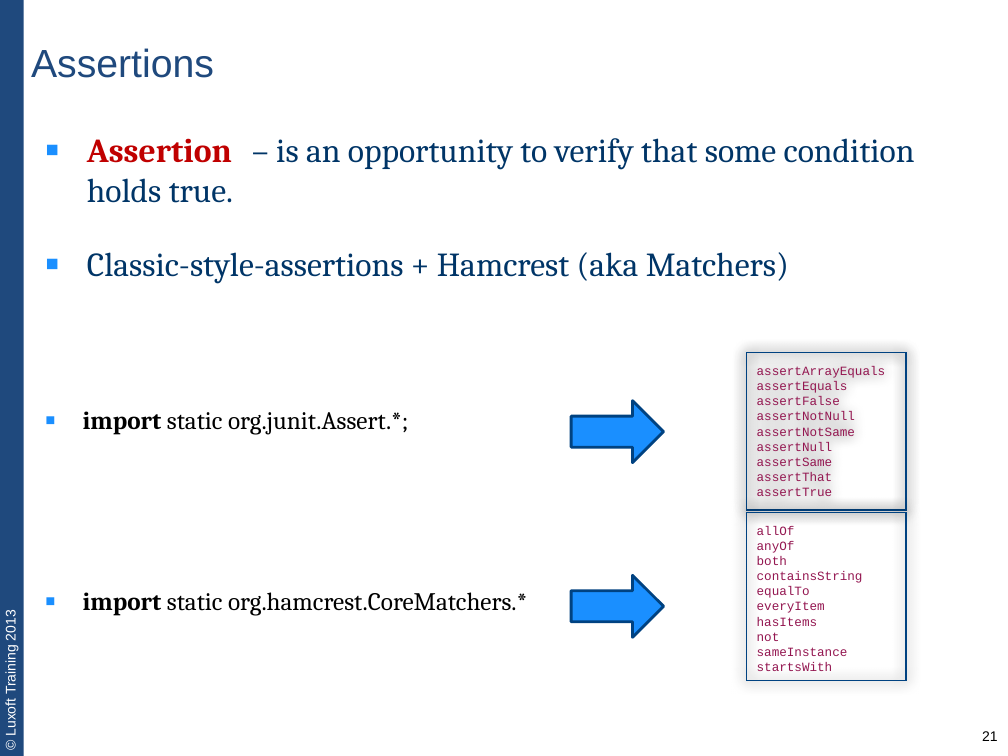
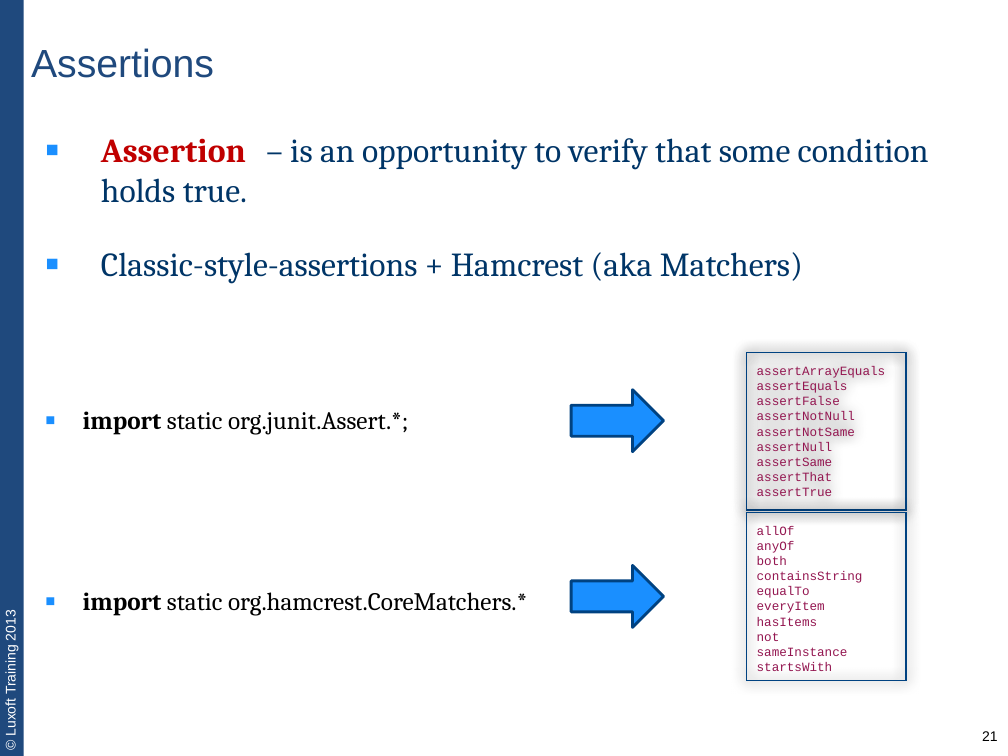
Before and after one commit to team3/lux-trainings-all, a slide deck: slide 21 of JVA-011. unit-testing-with-junit/JVA-011-lecture1-unit-testing-basics.pptx. Drawn at 1008x756 pixels with LibreOffice and Linux fonts; fonts in the diff are those of the drawing. Boxes give left, top, right and bottom in pixels: in the first picture for what was removed or moved away, otherwise in the second. Text is boxed around its words. In the diff, an @@ line names an element or a change of style, - is before the commit and + after.

```diff
--- a/JVA-011. unit-testing-with-junit/JVA-011-lecture1-unit-testing-basics.pptx
+++ b/JVA-011. unit-testing-with-junit/JVA-011-lecture1-unit-testing-basics.pptx
@@ text at (101,138,929,284): indent changed @@
@@ right arrow: place and size @@
-right arrow at (572,400,664,463)
+right arrow at (572,390,664,453)
@@ right arrow: place and size @@
-right arrow at (572,576,664,638)
+right arrow at (572,565,664,628)
```
Also in this commit, not shown: 31 other slides changed, 1 slide removed, 1 other file.
